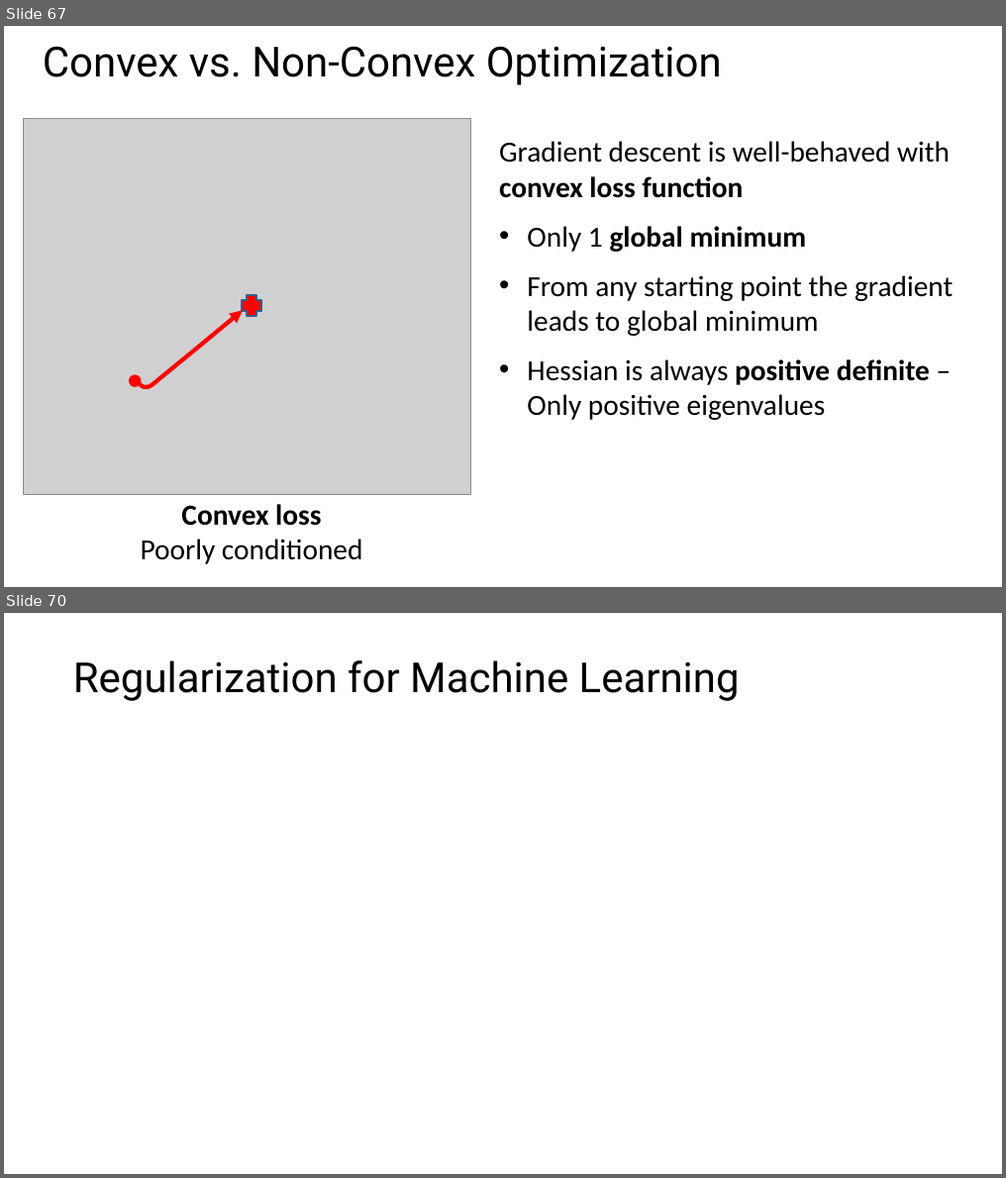
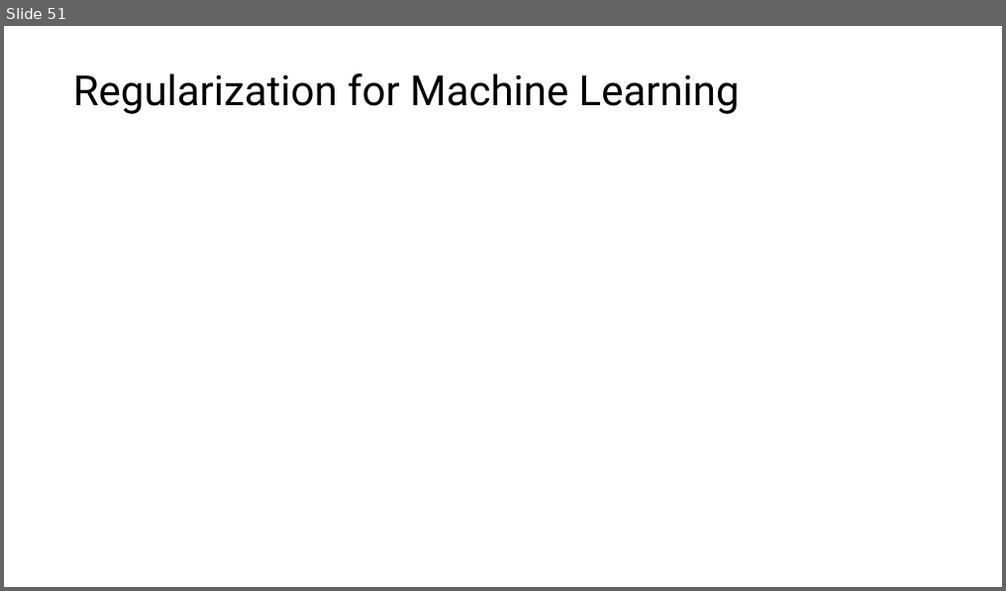
Before and after one commit to StephenElston/CSCI-E25, a slide deck: Slides/5_BuildingBlocksOfDeepLearning.pptx. Shown one above the other, each under a label of ours: slides 67 and 70 before the commit, slide 51 after it; the slides between them are not shown. The pictures are 1006x1178 and 1006x591 pixels, drawn with LibreOffice and Linux fonts; fonts in the diff are those of the drawing; grey boxes stand for pictures. Boxes give left, top, right and bottom in pixels: in the first picture for what was removed or moved away, otherwise in the second. Text is boxed around its words. In the diff, an @@ line names an element or a change of style, - is before the commit and + after.

```diff
--- a/Slides/5_BuildingBlocksOfDeepLearning.pptx
+++ b/Slides/5_BuildingBlocksOfDeepLearning.pptx
@@ slide 67 removed at <box>4,26,1002,587</box>, background #FFFFFF @@
@@ title removed at <box>43,46,722,85</box> @@
-Convex vs. Non-Convex Optimization
@@ picture removed at <box>24,119,471,494</box> @@
@@ text removed at <box>499,141,952,420</box> @@
-Gradient descent is well-behaved with convex loss function
-• Only 1 global minimum
-• From any starting point the gradient leads to global minimum
-• Hessian is always positive definite – Only positive eigenvalues
@@ freeform shape removed at <box>135,310,243,386</box> @@
@@ plus removed at <box>242,295,261,316</box> @@
@@ text removed at <box>141,504,363,565</box> @@
-Convex loss
-Poorly conditioned
@@ what was slide 70 is now slide 51 @@
```
Also in this commit, not shown: 1 slide changed, 11 slides added, 19 other slides removed.
